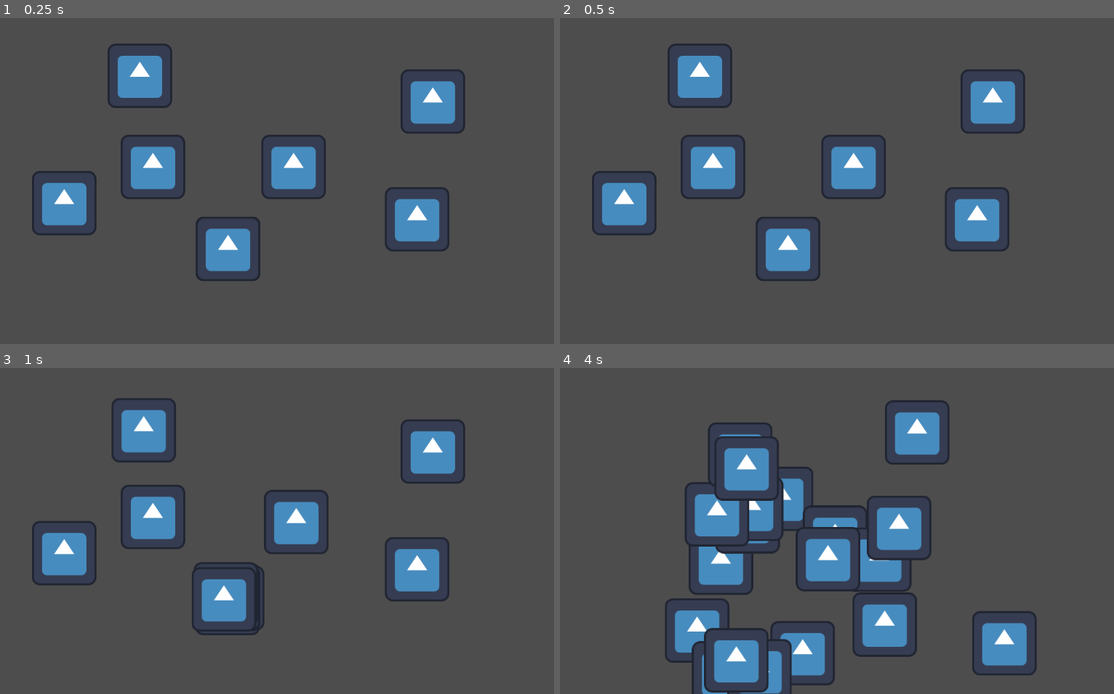
Above: before the commit, frames 1-4 (two rows, left to right).
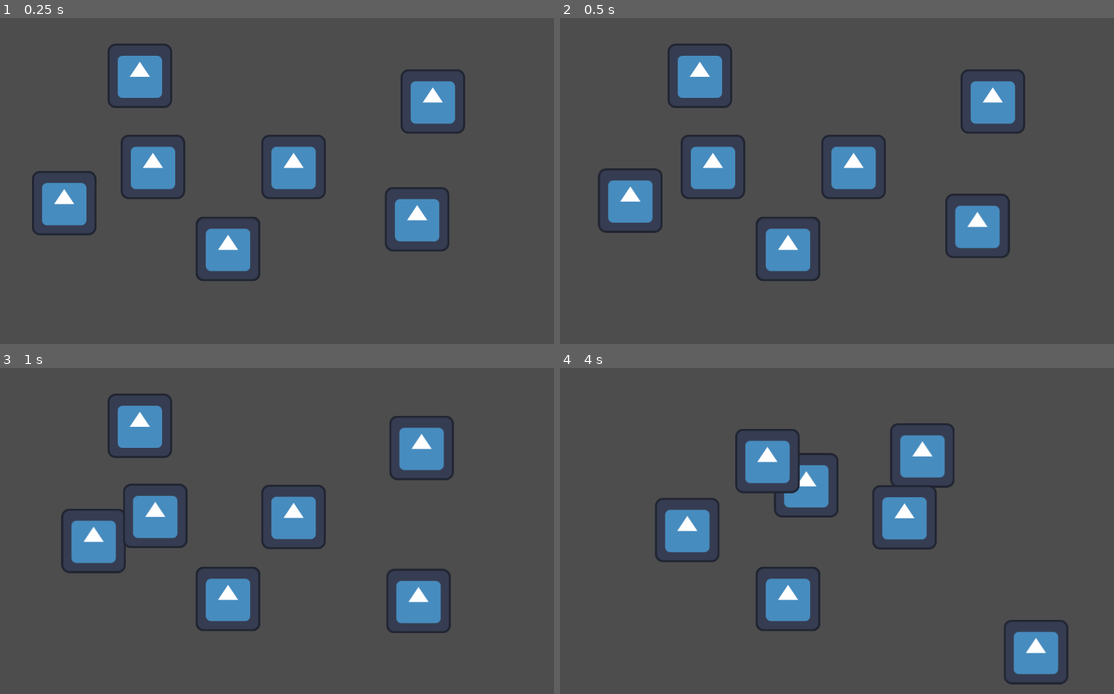
Above: after the commit, the same moments.

Repository: ValetNoir/ggj_2026
Game: Godot game, scene res://scenes/test scenes/test_character_move.tscn
The game is run twice, just before and just after one commit, with the same random seed, the same clock (stepped at 60 frames per second) and the same inputs. The project has no main scene, so this scene is started directly. The engine's default icon, where the game draws it, is replaced by a stand-in: a white triangle on a blue panel in a dark square.
Inputs (mouse positions are in pixels of both pictures, inside the frame that each line leads up to):
- Up to frame 1 (0.25 s): no input
- Up to frame 2 (0.5 s): no input
- Up to frame 3 (1 s): move the mouse to (227, 599) at 0.52 s; click (227, 599) at 0.67 s
- Up to frame 4 (4 s): move the mouse to (781, 605) at 1.27 s; click (781, 605) at 1.42 s; move the mouse to (787, 544) at 2.02 s; click (787, 544) at 2.17 s; move the mouse to (720, 579) at 2.77 s; click (720, 579) at 2.92 s; move the mouse to (787, 671) at 3.52 s; click (787, 671) at 3.67 s

Frame 1 is identical in both runs. In frame 2, 1.9% of the frame differs, in the area x 5-82%, y 46-74%; in frame 3, 8.8%; in frame 4, 21%, in the area x 17-92%, y 9-100%.

Commit message:
characters avoid overlap and borders

Diff:
--- a/scripts/character.gd
+++ b/scripts/character.gd
@@ -1,22 +1,28 @@
 extends Node2D
+
+@onready var _area: Area2D = $Area2D
 
 @export var speed: float = 100.0
 var _destination: Vector2 = Vector2.ZERO
 var _is_moving: bool = false
-const MIN_TIMER_DURATION: float = 0.8
+var _valid_rect: Rect2 = Rect2()
+const MIN_TIMER_DURATION: float = 0.7
 const MAX_TIMER_DURATION: float = 1.2
 const MIN_DESTINATION_DISTANCE: float = 100.0
 const MAX_DESTINATION_DISTANCE: float = 200.0
+const MIN_START_DELAY: float = 0.1
+const MAX_START_DELAY: float = 1.5
 
 # Called when the node enters the scene tree for the first time.
 func _ready() -> void:
-	_set_timer_to_next_move()
+	_valid_rect = get_viewport_rect().grow(-30.0)
+	get_tree().create_timer(randf_range(MIN_START_DELAY, MAX_START_DELAY))\
+		.timeout.connect(_start_move)
 
 # Called every frame. 'delta' is the elapsed time since the previous frame.
 func _process(delta: float) -> void:
 	if (_is_moving):
 		_move(delta)
-
 
 func _move(delta: float) -> void:
 	global_position = global_position.move_toward(_destination, speed * delta)
@@ -26,15 +32,50 @@
 
 func _start_move() -> void:
 	var distance: float = randf_range(MIN_DESTINATION_DISTANCE, MAX_DESTINATION_DISTANCE)
-	_destination = global_position + distance * _random_vector2_on_unit_circle()
-	_destination = _destination.clamp(get_viewport_rect().position,\
-				get_viewport_rect().position + get_viewport_rect().size )
+	var direction: Vector2 = _get_move_direction()
+	_destination = global_position + distance * direction
+	_destination = _reflect_destination(_destination)
+	print("%s move to %s", [name, _destination])
 	_is_moving = true
+
+func _reflect_destination(destination: Vector2) -> Vector2:
+	if destination.x < _valid_rect.position.x:
+		destination.x = _valid_rect.position.x +\
+			(_valid_rect.position.x - destination.x)
+	if destination.x > _valid_rect.end.x:
+		destination.x = _valid_rect.end.x -\
+			(destination.x - _valid_rect.end.x)
+	if destination.y < _valid_rect.position.y:
+		destination.y = _valid_rect.position.y +\
+			(_valid_rect.position.y - destination.y)
+	if destination.y > _valid_rect.end.y:
+		destination.y = _valid_rect.end.y -\
+			(destination.y - _valid_rect.end.y)
+
+	return destination
+
+func _get_move_direction() -> Vector2:
+	var average: Vector2 = _get_average_of_overlaps_positions()
+	var direction: Vector2 = Vector2.ZERO
+	if (average.is_equal_approx(Vector2.ZERO)):
+		direction = _random_vector2_on_unit_circle()
+	else:
+		direction = (global_position - average).normalized()
+	return direction
 
 func _random_vector2_on_unit_circle() -> Vector2:
 	return Vector2.RIGHT.rotated(randf_range(0, TAU))
 
-
+func _get_average_of_overlaps_positions() -> Vector2:
+	var overlaps: Array[Area2D] = _area.get_overlapping_areas()
+	var overlap_count = overlaps.size()
+	if (overlap_count == 0):
+		return Vector2.ZERO
+	var average_position = Vector2.ZERO
+	for area in overlaps:
+		average_position += area.global_position
+	average_position /= overlap_count
+	return average_position
 
 func _set_timer_to_next_move() -> void:
 	var timer_duration = randf_range(MIN_TIMER_DURATION, MAX_TIMER_DURATION)
